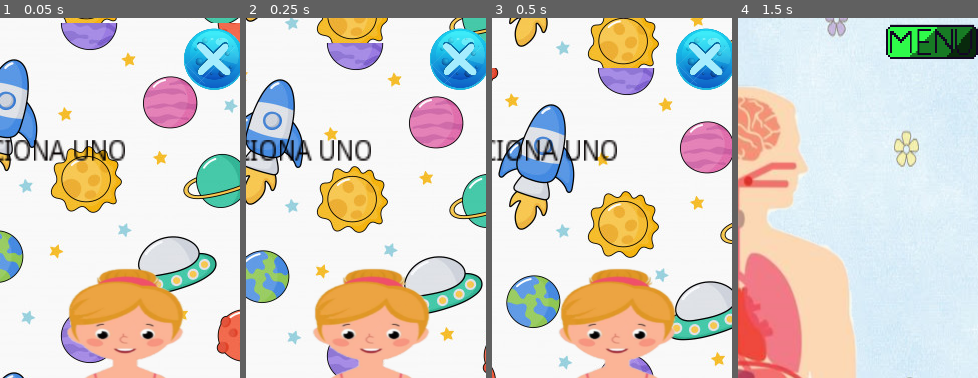
Above: before the commit, frames 1-4 (left to right).
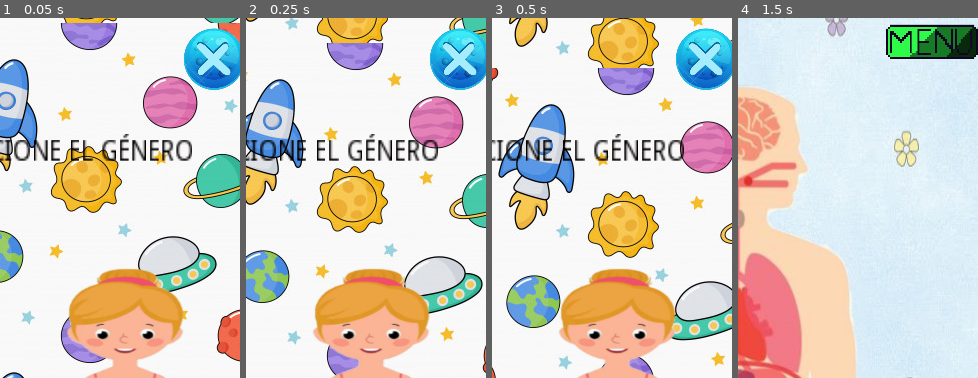
Above: after the commit, the same moments.

Repository: CristinaVinanzaca/vinculacion
Game: Godot game, scene res://Menuinicio.tscn
Two runs of this game, one before a commit and one after it. Both use one fixed random seed, a clock stepped at 60 frames per second and the inputs below.
Inputs (mouse positions are % of the whole screen's width and height, from its top left):
- Up to frame 1 (0.05 s): no input
- Up to frame 2 (0.25 s): no input
- Up to frame 3 (0.5 s): no input
- Up to frame 4 (1.5 s): click (54, 29) at 0.5 s; click (47, 58) at 1.25 s
The pictures show only the part of the screen within x 48-98%, y 0-50%; the shares and areas given below are measured in that part.

The runs differ from the first frame. In frame 1, 2.1% of the frame differs, in the area x 20-80%, y 32-40%; in frame 2, 2.1%; in frame 3, 2.0%; in frame 4, nothing differs.

Commit message:
nuevos cambios

Diff:
--- a/vinculacionppp/Menuinicio.tscn
+++ b/vinculacionppp/Menuinicio.tscn
@@ -68,12 +68,12 @@
 
 [node name="Label" type="Label" parent="HBoxContainer"]
 margin_top = 17.0
-margin_right = 114.0
+margin_right = 152.0
 margin_bottom = 31.0
 custom_styles/normal = SubResource( 1 )
 custom_colors/font_color = Color( 0.0156863, 0, 0, 1 )
 custom_colors/font_outline_modulate = Color( 0.0784314, 0.0196078, 0.0196078, 1 )
-text = "SELECCIONA UNO"
+text = "SELECCIONE EL GÉNERO"
 align = 1
 
 [node name="salir" type="Button" parent="."]
--- a/vinculacionppp/escenas/espaldaMujer.tscn
+++ b/vinculacionppp/escenas/espaldaMujer.tscn
@@ -2,7 +2,7 @@
 
 [ext_resource path="res://Node2D.gd" type="Script" id=1]
 [ext_resource path="res://imagen/fondos/fonfo niña.jpg" type="Texture" id=2]
-[ext_resource path="res://imagen/cuerposXD/niñaAtrasSF.png" type="Texture" id=3]
+[ext_resource path="res://imagen/cuerposXD/des/niñaAtrasSF.png" type="Texture" id=3]
 [ext_resource path="res://imagen/flecha-color-e1454f.png" type="Texture" id=4]
 
 [node name="Node2D" type="Node2D"]
--- a/vinculacionppp/escenas/ninaOrganos.tscn
+++ b/vinculacionppp/escenas/ninaOrganos.tscn
@@ -68,6 +68,51 @@
 "_edit_use_anchors_": false
 }
 
+[node name="cerebro" type="TextureButton" parent="fondo/org"]
+margin_left = -37.0
+margin_top = -249.0
+margin_right = 40.0
+margin_bottom = -178.0
+__meta__ = {
+"_edit_use_anchors_": false
+}
+
+[node name="pulmones" type="TextureButton" parent="fondo/org"]
+margin_left = -65.0
+margin_top = -110.0
+margin_right = 59.0
+margin_bottom = -6.0
+__meta__ = {
+"_edit_use_anchors_": false
+}
+
+[node name="corazon" type="TextureButton" parent="fondo/org"]
+margin_left = -25.3636
+margin_top = -79.5003
+margin_right = 24.6364
+margin_bottom = -16.5003
+__meta__ = {
+"_edit_use_anchors_": false
+}
+
+[node name="rinones" type="TextureButton" parent="fondo/org"]
+margin_left = -43.0
+margin_top = 76.0
+margin_right = -22.0
+margin_bottom = 96.0
+__meta__ = {
+"_edit_use_anchors_": false
+}
+
+[node name="rinones2" type="TextureButton" parent="fondo/org"]
+margin_left = 15.7993
+margin_top = 77.5896
+margin_right = 36.7993
+margin_bottom = 97.5896
+__meta__ = {
+"_edit_use_anchors_": false
+}
+
 [node name="audios" type="AudioStreamPlayer" parent="."]
 
 [node name="Button" type="Button" parent="."]
--- a/vinculacionppp/escenas/ninoEspalda.tscn
+++ b/vinculacionppp/escenas/ninoEspalda.tscn
@@ -2,7 +2,7 @@
 
 [ext_resource path="res://escenas/niñoEspalda.gd" type="Script" id=1]
 [ext_resource path="res://imagen/fondos/fondoniños.png" type="Texture" id=2]
-[ext_resource path="res://imagen/cuerposXD/niñoAtrasSF.png" type="Texture" id=3]
+[ext_resource path="res://imagen/cuerposXD/des/foto_de_niño_atras-removebg-preview.png" type="Texture" id=3]
 [ext_resource path="res://imagen/flecha-color-e1454f.png" type="Texture" id=4]
 
 [node name="Node2D" type="Node2D"]
@@ -10,7 +10,7 @@
 script = ExtResource( 1 )
 
 [node name="fondo" type="Sprite" parent="."]
-position = Vector2( 250.601, 356.402 )
+position = Vector2( 248.081, 338.763 )
 scale = Vector2( 0.666414, 0.931638 )
 texture = ExtResource( 2 )
 
--- a/vinculacionppp/escenas/ninoFrente.tscn
+++ b/vinculacionppp/escenas/ninoFrente.tscn
@@ -2,7 +2,7 @@
 
 [ext_resource path="res://escenas/niñoFrente.gd" type="Script" id=1]
 [ext_resource path="res://imagen/fondos/fondoniños.png" type="Texture" id=2]
-[ext_resource path="res://imagen/cuerposXD/niñoFrenteSF.png" type="Texture" id=3]
+[ext_resource path="res://imagen/cuerposXD/des/foto_de_niño_frente-removebg-preview.png" type="Texture" id=3]
 [ext_resource path="res://imagen/menu.png" type="Texture" id=4]
 [ext_resource path="res://imagen/flecha-color-e1454f.png" type="Texture" id=5]
 
@@ -56,6 +56,9 @@
 margin_top = 116.168
 margin_right = 209.059
 margin_bottom = 152.168
+__meta__ = {
+"_edit_use_anchors_": false
+}
 
 [node name="oreja2" type="TextureButton" parent="."]
 margin_left = 292.416
@@ -113,6 +116,9 @@
 margin_top = 318.0
 margin_right = 309.0
 margin_bottom = 417.0
+__meta__ = {
+"_edit_use_anchors_": false
+}
 
 [node name="pIntimaH" type="TextureButton" parent="."]
 margin_left = 225.178
--- a/vinculacionppp/escenas/ninoOrganos.tscn
+++ b/vinculacionppp/escenas/ninoOrganos.tscn
@@ -67,6 +67,51 @@
 "_edit_use_anchors_": false
 }
 
+[node name="cerebro" type="TextureButton" parent="fondo/org"]
+margin_left = -38.0
+margin_top = -241.0
+margin_right = 38.0
+margin_bottom = -185.0
+__meta__ = {
+"_edit_use_anchors_": false
+}
+
+[node name="pulmones" type="TextureButton" parent="fondo/org"]
+margin_left = -69.0
+margin_top = -109.0
+margin_right = 58.0
+margin_bottom = -10.0
+__meta__ = {
+"_edit_use_anchors_": false
+}
+
+[node name="corazon" type="TextureButton" parent="fondo/org"]
+margin_left = -20.0
+margin_top = -76.0
+margin_right = 28.0
+margin_bottom = -15.0
+__meta__ = {
+"_edit_use_anchors_": false
+}
+
+[node name="rinones" type="TextureButton" parent="fondo/org"]
+margin_left = 21.0
+margin_top = 77.0
+margin_right = 35.0
+margin_bottom = 96.0
+__meta__ = {
+"_edit_use_anchors_": false
+}
+
+[node name="rinones2" type="TextureButton" parent="fondo/org"]
+margin_left = -46.0
+margin_top = 77.0
+margin_right = -24.0
+margin_bottom = 96.0
+__meta__ = {
+"_edit_use_anchors_": false
+}
+
 [node name="audios" type="AudioStreamPlayer" parent="."]
 
 [node name="botondemenu" type="Button" parent="."]
--- a/vinculacionppp/escenas/niñaOrganos.gd
+++ b/vinculacionppp/escenas/niñaOrganos.gd
@@ -5,6 +5,11 @@
 onready var grueso = get_node("fondo/org/igrueso")
 onready var delgado = get_node("fondo/org/idelgado")
 onready var traquea = get_node("fondo/org/traquea")
+onready var cerebro = get_node("fondo/org/cerebro")
+onready var pulmones = get_node("fondo/org/pulmones")
+onready var corazon = get_node("fondo/org/corazon")
+onready var rinones = get_node("fondo/org/rinones")
+onready var rinones2 = get_node("fondo/org/rinones2")
 func _ready():
 	ano.connect("pressed",self,"_ano")
 	estomago.connect("pressed",self,"_estomago")
@@ -12,6 +17,11 @@
 	grueso.connect("pressed",self,"_intestinog")
 	delgado.connect("pressed",self,"_iDel")
 	traquea.connect("pressed",self,"_traquea")
+	cerebro.connect("pressed",self,"_cerebro")
+	pulmones.connect("pressed",self,"_pulmones")
+	corazon.connect("pressed",self,"_corazon")
+	rinones.connect("pressed",self,"_rinones")
+	rinones2.connect("pressed",self,"_rinones")
 func _cargarAudio(var nombre):
 	var file="res://sound/Sistemaniña/Sistema digestivo/"+nombre+".ogg"
 	print (file)
@@ -23,16 +33,23 @@
 func _ano():
 	_cargarAudio("ano")
 func _estomago():
-	_cargarAudio("estomago")
+	_cargarAudio("funciones/estomagomujer")
 func _higado():
-	_cargarAudio("higado")
+	_cargarAudio("funciones/higadomujer")
 func _intestinog():
-	_cargarAudio("intestino grueso")
+	_cargarAudio("funciones/igruesomujer")
 func _iDel():
-	_cargarAudio("intestino delgado")
+	_cargarAudio("funciones/idelgadomujer")
 func _traquea():
 	_cargarAudio("traquea")
-
+func _cerebro():
+	_cargarAudio("funciones/cerebromujer")
+func _pulmones():
+	_cargarAudio("funciones/pulmujer")
+func _corazon():
+	_cargarAudio("funciones/coramujer")
+func _rinones():
+	_cargarAudio("funciones/rinonesmujer")
 
 func _on_Button_pressed():
 	get_tree().change_scene("res://Menudeopciones.tscn")
--- a/vinculacionppp/escenas/niñoEspalda.gd
+++ b/vinculacionppp/escenas/niñoEspalda.gd
@@ -52,4 +52,4 @@
 	_cargarAudio("codo_hombre")
 
 func voltear():
-	get_tree().change_scene("res://escenas/niñoFrente.tscn")
+	get_tree().change_scene("res://escenas/ninoFrente.tscn")
--- a/vinculacionppp/escenas/niñoFrente.gd
+++ b/vinculacionppp/escenas/niñoFrente.gd
@@ -62,7 +62,7 @@
 func _boca():
 	_cargarAudio("boca_hombre")
 func _oreja():
-	_cargarAudio("oreja_hombre")
+	_cargarAudio("oreja")
 func _cuello():
 	_cargarAudio("cuello_hombre")
 func _hombros():
--- a/vinculacionppp/escenas/niñoOrganos.gd
+++ b/vinculacionppp/escenas/niñoOrganos.gd
@@ -5,6 +5,11 @@
 onready var grueso = get_node("fondo/org/igrueso")
 onready var delgado = get_node("fondo/org/idelgado")
 onready var traquea = get_node("fondo/org/traquea")
+onready var cerebro = get_node("fondo/org/cerebro")
+onready var pulmones = get_node("fondo/org/pulmones")
+onready var corazon = get_node("fondo/org/corazon")
+onready var rinones = get_node("fondo/org/rinones")
+onready var rinones2 = get_node("fondo/org/rinones2")
 func _ready():
 	ano.connect("pressed",self,"_ano")
 	estomago.connect("pressed",self,"_estomago")
@@ -12,6 +17,11 @@
 	grueso.connect("pressed",self,"_intestinog")
 	delgado.connect("pressed",self,"_iDel")
 	traquea.connect("pressed",self,"_traquea")
+	cerebro.connect("pressed",self,"_cerebro")
+	pulmones.connect("pressed",self,"_pulmones")
+	corazon.connect("pressed",self,"_corazon")
+	rinones.connect("pressed",self,"_rinones")
+	rinones2.connect("pressed",self,"_rinones")
 func _cargarAudio(var nombre):
 	var file="res://sound/menuInicioNiño/sistema digestivo hombre/"+nombre+".ogg"
 	print (file)
@@ -23,16 +33,23 @@
 func _ano():
 	_cargarAudio("ano")
 func _estomago():
-	_cargarAudio("estomago")
+	_cargarAudio("funciones/estomagohombre")
 func _higado():
-	_cargarAudio("higado")
+	_cargarAudio("funciones/higadohombre")
 func _intestinog():
-	_cargarAudio("intestino grueso")
+	_cargarAudio("funciones/igruesohombre")
 func _iDel():
-	_cargarAudio("intestino delgado")
+	_cargarAudio("funciones/idelgadoho")
 func _traquea():
 	_cargarAudio("traquea")
-
+func _cerebro():
+	_cargarAudio("funciones/cerebrohombre")
+func _pulmones():
+	_cargarAudio("funciones/pulhombre")
+func _corazon():
+	_cargarAudio("funciones/corahombre")
+func _rinones():
+	_cargarAudio("funciones/rinoneshombre")
 
 func _on_Button_pressed():
 	get_tree().change_scene("res://Menudehombre.tscn")
--- a/vinculacionppp/escenas/secundaria.gd
+++ b/vinculacionppp/escenas/secundaria.gd
@@ -26,7 +26,9 @@
 
 func _ready():
 	voltear.connect("pressed",self,"voltear")
+
 	cabeza.connect("pressed",self,"_cabeza")
+
 	ojos.connect("pressed",self,"_ojos")
 	nariz.connect("pressed",self,"_nariz")
 	boca.connect("pressed",self,"_boca")
@@ -57,6 +59,7 @@
 		get_node("prueba").play()
 func _cabeza():
 	_cargarAudio("cabeza_mujer")
+
 func _ojos():
 	_cargarAudio("ojos_mujer")
 func _nariz():
@@ -72,7 +75,7 @@
 func _pecho():
 	_cargarAudio("pecho_mujer")
 func _mano():
-	_cargarAudio("mano_mujer")
+	_cargarAudio("mano")
 func _ombligo():
 	_cargarAudio("ombligo_mujer")
 func _abdomen():
--- a/vinculacionppp/escenas/secundaria.tscn
+++ b/vinculacionppp/escenas/secundaria.tscn
@@ -2,7 +2,7 @@
 
 [ext_resource path="res://escenas/secundaria.gd" type="Script" id=1]
 [ext_resource path="res://imagen/fondos/fonfo niña.jpg" type="Texture" id=2]
-[ext_resource path="res://imagen/cuerposXD/niñaFrenteSF.png" type="Texture" id=3]
+[ext_resource path="res://imagen/cuerposXD/des/niñaFrenteSF.png" type="Texture" id=3]
 [ext_resource path="res://imagen/flecha-color-e1454f.png" type="Texture" id=4]
 [ext_resource path="res://sound/mujer/ombligo_mujer.ogg" type="AudioStream" id=5]
 [ext_resource path="res://imagen/menu.png" type="Texture" id=6]
@@ -57,6 +57,9 @@
 margin_top = 171.0
 margin_right = 253.0
 margin_bottom = 184.0
+__meta__ = {
+"_edit_use_anchors_": false
+}
 
 [node name="boca" type="TextureButton" parent="."]
 margin_left = 231.0
@@ -99,6 +102,9 @@
 margin_top = 342.336
 margin_right = 162.818
 margin_bottom = 382.336
+__meta__ = {
+"_edit_use_anchors_": false
+}
 
 [node name="mano2" type="TextureButton" parent="."]
 margin_left = 331.286
@@ -111,6 +117,9 @@
 margin_top = 279.243
 margin_right = 273.0
 margin_bottom = 340.243
+__meta__ = {
+"_edit_use_anchors_": false
+}
 
 [node name="ombligo" type="TextureButton" parent="."]
 margin_left = 239.0
@@ -123,6 +132,9 @@
 margin_top = 351.071
 margin_right = 259.414
 margin_bottom = 373.071
+__meta__ = {
+"_edit_use_anchors_": false
+}
 
 [node name="piernas" type="TextureButton" parent="."]
 margin_left = 191.0
@@ -150,12 +162,18 @@
 margin_top = 541.071
 margin_right = 276.0
 margin_bottom = 568.071
+__meta__ = {
+"_edit_use_anchors_": false
+}
 
 [node name="pies" type="TextureButton" parent="."]
 margin_left = 213.0
 margin_top = 568.728
 margin_right = 283.0
 margin_bottom = 600.728
+__meta__ = {
+"_edit_use_anchors_": false
+}
 
 [node name="brazo1" type="TextureButton" parent="."]
 margin_left = 171.0
Binary file added: vinculacionppp/imagen/cuerposXD/des/foto_de_niño_atras-removebg-preview.png
Not shown, added: vinculacionppp/imagen/cuerposXD/des/foto_de_niño_atras-removebg-preview.png.import
Binary file added: vinculacionppp/imagen/cuerposXD/des/foto_de_niño_frente-removebg-preview.png
Not shown, added: vinculacionppp/imagen/cuerposXD/des/foto_de_niño_frente-removebg-preview.png.import
Binary file added: vinculacionppp/imagen/cuerposXD/des/niñaAtrasSF.png
Not shown, added: vinculacionppp/imagen/cuerposXD/des/niñaAtrasSF.png.import
Binary file added: vinculacionppp/imagen/cuerposXD/des/niñaFrenteSF.png
Not shown, added: vinculacionppp/imagen/cuerposXD/des/niñaFrenteSF.png.import
Binary file added: vinculacionppp/imagen/cuerposXD/des/niñoFrenteSF.png
Not shown, added: vinculacionppp/imagen/cuerposXD/des/niñoFrenteSF.png.import
Binary file added: vinculacionppp/imagen/fondos/cieculo64.png
Not shown, added: vinculacionppp/imagen/fondos/cieculo64.png.import
(and 40 more such lines)
